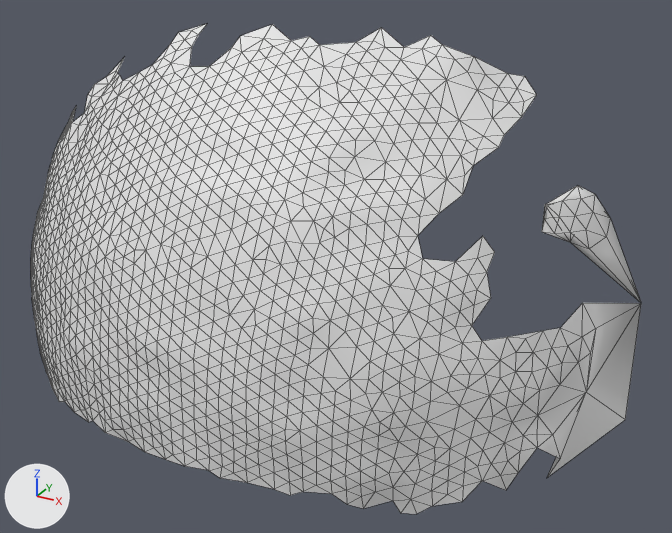
The OBJ model res/final/onecam_fullvolume/cleanedup/FullVolium.000230.obj as it was, and as the next commit left it.
One viewpoint serves both versions: a 50 mm camera at (77.3, -904.3, 269.1) aimed at (-5.0, -754.7, 194.3). Arrows for +X, +Y and +Z are at lower left; the lights stay in place. Mesh edges are drawn as thin lines. Where no turn or scale is listed for an object, it has been applied to the vertices.

The older version as bpy lines, for what is in view:
```python
me_fullvolium_000230 = bpy.data.meshes.new('FullVolium.000230')
me_fullvolium_000230.from_pydata(...)  # 1223 vertices, 2343 faces; spans x -91.6..51.1, y -792.4..-733.1, z 149.2..240.7
ob_fullvolium_000230 = bpy.data.objects.new('FullVolium.000230', me_fullvolium_000230)
ob_fullvolium_000230.location = (0.0, 0.0, 0.0)
```
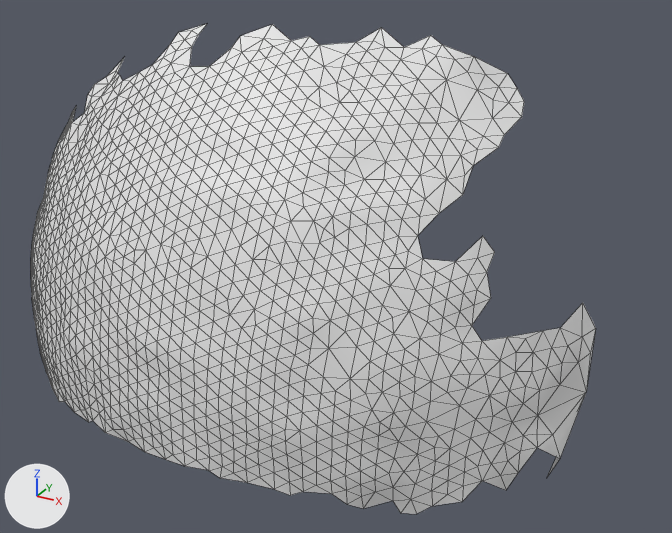
The edits, one by one:
me_fullvolium_000230 is used by ob_fullvolium_000230; location (0.0, 0.0, 0.0).
me_fullvolium_000230 had 1223 vertices, 2343 faces and spanned x -91.6..51.1, y -792.4..-733.1, z 149.2..240.7.
me_fullvolium_000230 now has 1200 vertices, 2299 faces and spans x -91.6..46.1, y -792.4..-734.9, z 149.2..240.7.
Part 1, on me_fullvolium_000230:
23 vertices are removed from x 24.6..51.1, y -754.8..-733.1, z 164.7..231.9.
44 faces are deleted.

What differs and where, as boxes (x1, y1, x2, y2) in the pictures (672 x 533 px):
'FullVolium.000230', reshaped (7% narrower): before (31, 24, 641, 514); after (31, 24, 596, 514)
part 1 of me_fullvolium_000230, deleted: before (508, 74, 641, 477)
